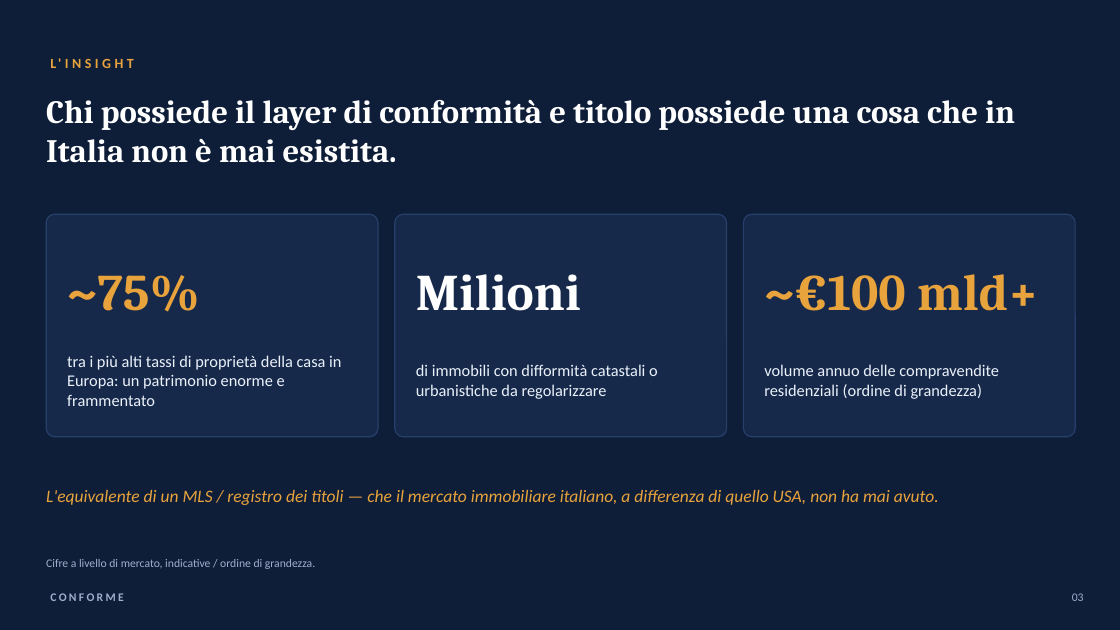
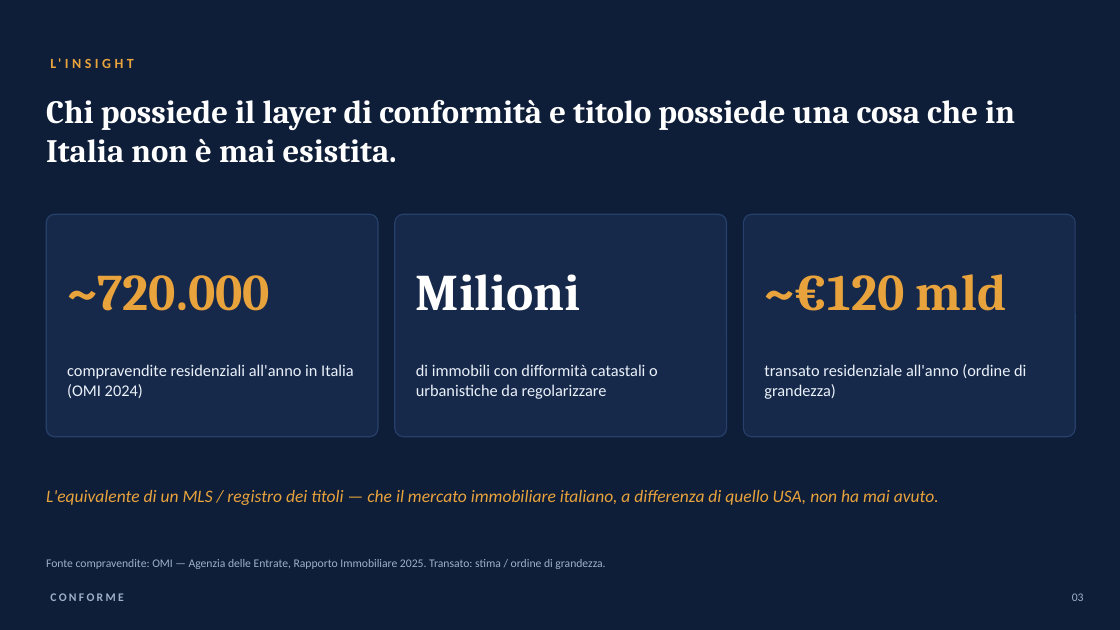
Before and after one commit to lucamartino-dev/Luca, a slide deck: slide 3 of proptech-deck/Conforme_Pitch.pptx. Drawn at 1120x630 pixels with LibreOffice and Linux fonts; fonts in the diff are those of the drawing. Boxes give left, top, right and bottom in pixels: in the first picture for what was removed or moved away, otherwise in the second. Text is boxed around its words. In the diff, an @@ line names an element or a change of style, - is before the commit and + after.

```diff
--- a/proptech-deck/Conforme_Pitch.pptx
+++ b/proptech-deck/Conforme_Pitch.pptx
@@ text at box(67, 275, 270, 311): text changed @@
-~75%
+~720.000
@@ text at box(764, 274, 1007, 311): text changed @@
-~€100 mld+
+~€120 mld
@@ text at box(67, 364, 354, 398): text changed @@
-tra i più alti tassi di proprietà della casa in Europa: un patrimonio enorme e frammentato
+compravendite residenziali all'anno in Italia (OMI 2024)
@@ text at box(764, 364, 1026, 399): text changed @@
-volume annuo delle compravendite residenziali (ordine di grandezza)
+transato residenziale all'anno (ordine di grandezza)
@@ text at box(46, 559, 605, 569): text changed @@
-Cifre a livello di mercato, indicative / ordine di grandezza.
+Fonte compravendite: OMI — Agenzia delle Entrate, Rapporto Immobiliare 2025. Transato: stima / ordine di grandezza.
```
Also in this commit, not shown: 1 other slide changed, 1 slide added, 1 slide removed, 1 other file.
